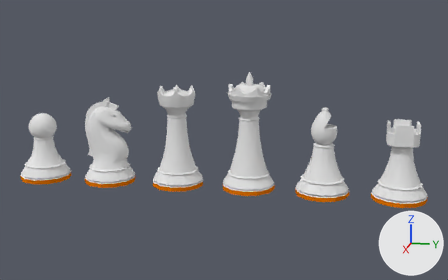
Two versions of the Blender file Pieces.blend, one commit apart.
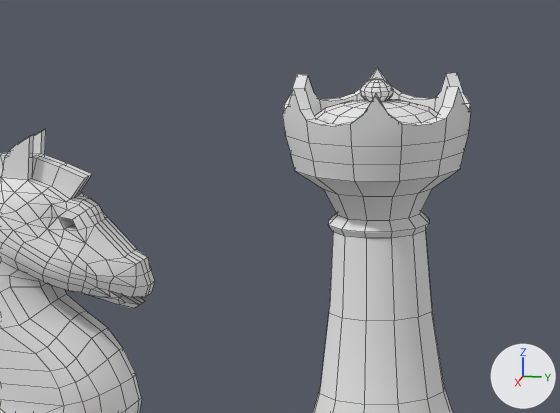
The first picture shows the older version from a camera (50 mm lens) standing at (0.979, 0.155, 0.336) and looking at (0.0, -0.041, 0.091). The close-ups show both versions on the part from 22% to 48% of the width and 25% to 55% of the height of that picture; other places that the commit changed are outside them. Lighting does not change. The marker at lower right points along +X, +Y and +Z. The close-ups show mesh edges as thin lines.

Objects in the first close-up: 'King', 'Knight'.
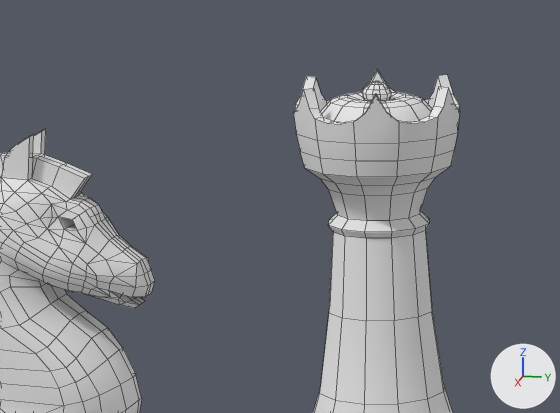
The change, as a list of edits to the scene's bpy script:
```text
Change me_knight:
    used by ob_knight; location = (0.0005, -0.2425, 0.0826); scale = (0.81, 0.81, 0.81)
    remove me_knight.from_pydata(...)  # 648 vertices, 686 faces; spans x -0.054..0.054, y -0.054..0.054, z -0.09..0.09
    add me_knight.from_pydata(...)  # 662 vertices, 702 faces; spans x -0.054..0.054, y -0.054..0.054, z -0.09..0.09
    me_knight part 1: 13 vertices moved from x -0.008..0.008, y 0.039..0.048, z 0.022..0.04 to x -0.006..0.006, y 0.035..0.047, z 0.023..0.047; 14 vertices added at x -0.012..0.012, y 0.032..0.043, z 0.019..0.046
Change me_king:
    used by ob_king; location = (0.0, -0.1206, 0.0939); scale = (0.81, 0.81, 0.81)
    remove me_king.from_pydata(...)  # 396 vertices, 356 faces; spans x -0.054..0.054, y -0.054..0.054, z -0.103..0.103
    add me_king.from_pydata(...)  # 432 vertices, 392 faces; spans x -0.054..0.054, y -0.054..0.054, z -0.103..0.102
    me_king part 2: 238 vertices moved from x -0.04..0.04, y -0.04..0.04, z 0.059..0.103 to x -0.035..0.035, y -0.035..0.035, z 0.059..0.102; 8 vertices removed from x -0.033..0.033, y -0.033..0.033, z 0.082; 44 vertices added at x -0.028..0.028, y -0.028..0.028, z 0.075..0.096
```

Changed parts and their boxes [x1, y1, x2, y2] in the close-ups (560 x 413 px; the box of a moved part takes in the faces that stretch with it):
'King', reshaped
    before: [282, 67, 471, 413]
    after: [293, 70, 460, 413]
part 1 of me_knight, built on
    before: [86, 218, 151, 305]
    after: [78, 218, 151, 305]
part 2 of me_king, moved or reshaped
    before: [282, 67, 471, 221]
    after: [293, 70, 459, 221]
